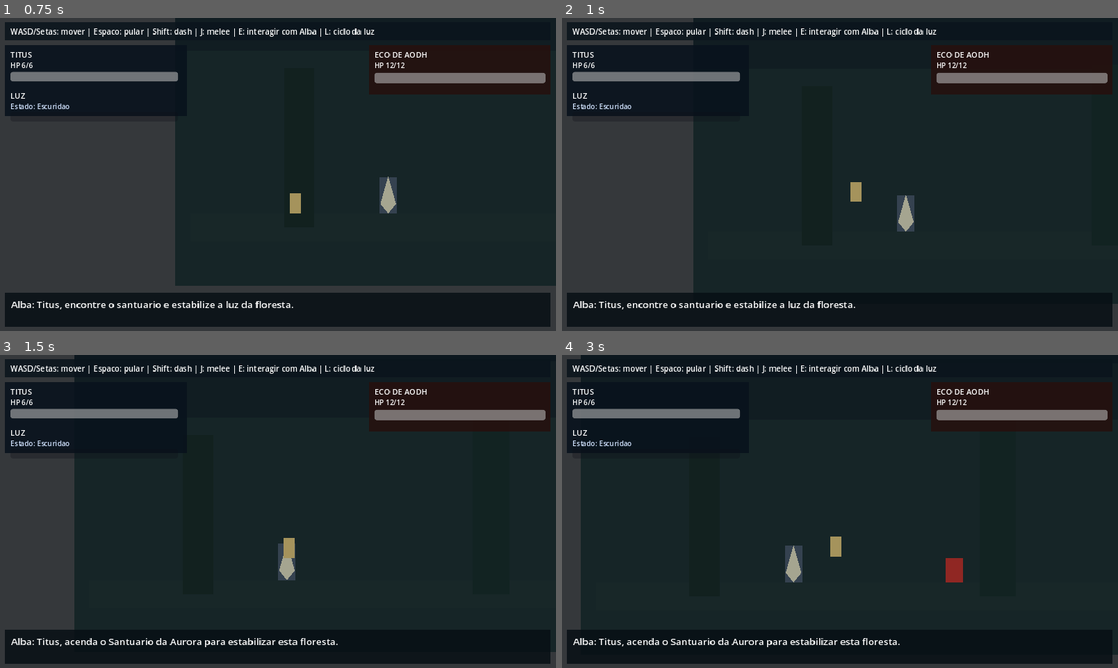
Above: before the commit, frames 1-4 (two rows, left to right).
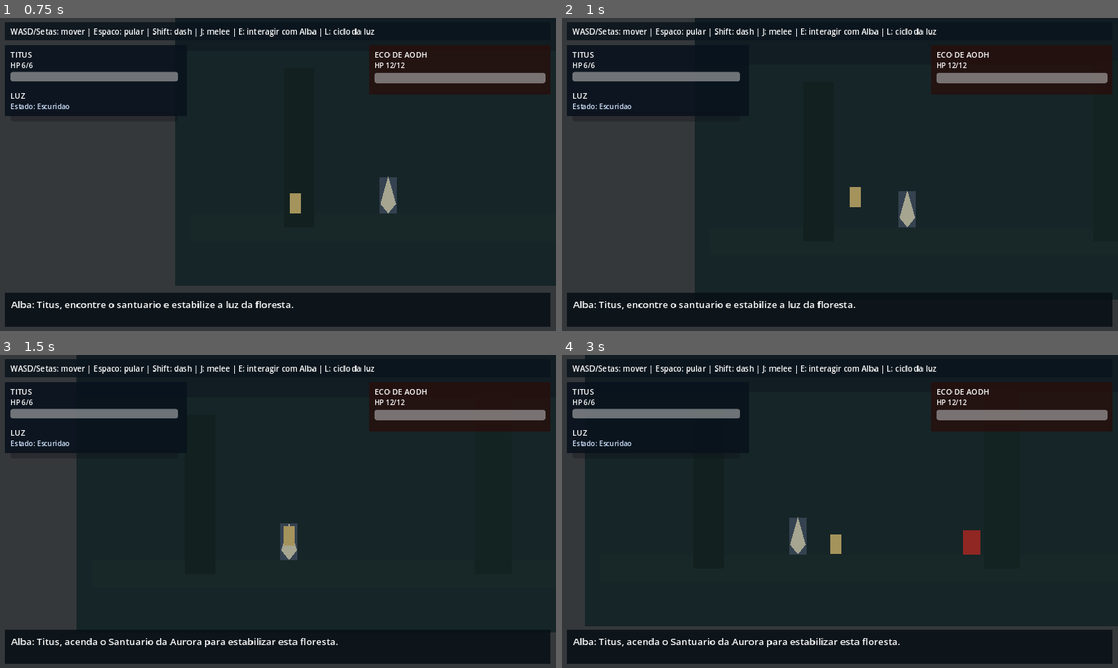
Above: after the commit, the same moments.

Repository: Pharosi/projetTitus
Game: Godot game, scene res://scenes/main/Main.tscn
Same seed, same stepped clock (60 frames per second), same inputs: the game is played once before the commit and once after it.
Inputs:
- Up to frame 1 (0.75 s): tap Enter at 0.5 s; hold D (move_right) from 0.53 s (still down); tap Shift (dash) at 0.6 s
- Up to frame 2 (1 s): keep holding D (move_right); tap Space (jump) at 0.77, 0.8 s
- Up to frame 3 (1.5 s): keep holding D (move_right); tap Space (jump) at 1.07, 1.35 s
- Up to frame 4 (3 s): tap Space (jump) at 1.52, 1.82, 2.3 s; tap Shift (dash) at 1.55 s; release D (move_right) at 2.03 s; hold A (move_left) 2.03-2.78 s; tap J (attack_melee) at 2.1 s; hold D (move_right) from 2.78 s (still down); tap K (attack_ranged) at 2.85 s

Frame 1 is identical in both runs. In frame 2, 0.4% of the frame differs, in the area x 23-100%, y 0-92%; in frame 3, 0.8%; in frame 4, 2.7%, in the area x 3-100%, y 0-96%.

Commit message:
feat: prioriza narrativa e melhora feel de controle

Diff:
--- a/scripts/core/game.gd
+++ b/scripts/core/game.gd
@@ -19,6 +19,16 @@
 var narrative_timeout_left: float = 0.0
 var light_tween: Tween
 
+enum NarrativePriority {
+	LOW = 0,
+	MEDIUM = 1,
+	HIGH = 2
+}
+
+var current_narrative_priority: int = NarrativePriority.LOW
+var last_boss_dialogue: String = ""
+var boss_dialogue_cooldown_left: float = 0.0
+
 func _ready() -> void:
 	titus.global_position = spawn_marker.global_position
 
@@ -30,11 +40,11 @@
 	if aodh_echo.has_signal("boss_health_changed"):
 		aodh_echo.boss_health_changed.connect(_on_boss_health_changed)
 	if aodh_echo.has_signal("boss_dialogue"):
-		aodh_echo.boss_dialogue.connect(_show_narrative)
+		aodh_echo.boss_dialogue.connect(_on_boss_dialogue)
 	if aodh_echo.has_signal("boss_defeated"):
 		aodh_echo.boss_defeated.connect(_on_boss_defeated)
 	if alba.has_signal("dialogue_requested"):
-		alba.dialogue_requested.connect(_show_narrative)
+		alba.dialogue_requested.connect(_on_alba_dialogue)
 	if alba.has_signal("sanctuary_activated"):
 		alba.sanctuary_activated.connect(_on_sanctuary_activated)
 
@@ -42,14 +52,17 @@
 	LightState.enter_area(&"forest_slice")
 	_sync_player_hud()
 	_sync_boss_hud()
-	_show_narrative("Alba: Titus, encontre o santuario e estabilize a luz da floresta.")
+	_show_narrative("Alba: Titus, encontre o santuario e estabilize a luz da floresta.", NarrativePriority.HIGH, 4.6)
 
 func _process(delta: float) -> void:
+	boss_dialogue_cooldown_left = max(boss_dialogue_cooldown_left - delta, 0.0)
+
 	if narrative_timeout_left == 0.0:
 		return
 	narrative_timeout_left = max(narrative_timeout_left - delta, 0.0)
 	if narrative_timeout_left == 0.0:
 		narrative_label.text = ""
+		current_narrative_priority = NarrativePriority.LOW
 
 func _unhandled_input(event: InputEvent) -> void:
 	if event.is_action_pressed("light_action"):
@@ -73,19 +86,23 @@
 	titus.global_position = spawn_marker.global_position
 	if titus.has_method("restore_health"):
 		titus.restore_health()
-	_show_narrative("Alba: Levante-se, Titus. A luz ainda precisa de voce.")
+	_show_narrative("Alba: Levante-se, Titus. A luz ainda precisa de voce.", NarrativePriority.HIGH, 4.8)
 
 func _on_boss_defeated() -> void:
 	boss_label.text = "Derrotado"
 	boss_health_bar.value = 0.0
-	_show_narrative("Alba: Voce restaurou a aurora desta regiao.")
+	_show_narrative("Alba: Voce restaurou a aurora desta regiao.", NarrativePriority.HIGH, 4.8)
 
 func _on_sanctuary_activated() -> void:
-	_show_narrative("Santuario ativado. A luz envolveu a floresta.")
+	_show_narrative("Santuario ativado. A luz envolveu a floresta.", NarrativePriority.HIGH, 4.2)
 
-func _show_narrative(text: String) -> void:
+func _show_narrative(text: String, priority: int = NarrativePriority.MEDIUM, duration: float = 4.2) -> void:
+	if narrative_timeout_left > 0.0 and priority < current_narrative_priority:
+		return
+
+	current_narrative_priority = priority
 	narrative_label.text = text
-	narrative_timeout_left = 4.2
+	narrative_timeout_left = duration
 
 func _sync_player_hud() -> void:
 	if not titus.has_method("get"):
@@ -137,3 +154,16 @@
 	light_tween.parallel().tween_property(light_label, "modulate", label_color, 0.35)
 	light_tween.parallel().tween_property(light_state_bar, "value", float(light_state), 0.28)
 	light_tween.parallel().tween_property(light_state_bar, "modulate", bar_tint, 0.35)
+
+func _on_boss_dialogue(text: String) -> void:
+	if text == last_boss_dialogue:
+		return
+	if boss_dialogue_cooldown_left > 0.0:
+		return
+
+	last_boss_dialogue = text
+	boss_dialogue_cooldown_left = 1.1
+	_show_narrative(text, NarrativePriority.LOW, 2.8)
+
+func _on_alba_dialogue(text: String) -> void:
+	_show_narrative(text, NarrativePriority.HIGH, 4.4)
--- a/scripts/enemies/aodh_echo.gd
+++ b/scripts/enemies/aodh_echo.gd
@@ -6,11 +6,12 @@
 
 @export var area_id: StringName = &"forest_slice"
 @export var max_health: int = 12
-@export var chase_speed_dark: float = 190.0
-@export var chase_speed_unstable: float = 145.0
-@export var chase_speed_lit: float = 105.0
+@export var chase_speed_dark: float = 180.0
+@export var chase_speed_unstable: float = 138.0
+@export var chase_speed_lit: float = 100.0
 @export var contact_damage: int = 1
-@export var attack_cooldown: float = 0.9
+@export var attack_cooldown: float = 1.0
+@export var contact_range: float = 40.0
 @export var damage_flash_time: float = 0.10
 
 var current_health: int
@@ -53,7 +54,7 @@
 
 	global_position.x = clamp(global_position.x, left_bound.global_position.x, right_bound.global_position.x)
 
-	if damage_cooldown_left == 0.0 and global_position.distance_to(player.global_position) < 46.0:
+	if damage_cooldown_left == 0.0 and global_position.distance_to(player.global_position) < contact_range:
 		damage_cooldown_left = attack_cooldown
 		if player.has_method("receive_damage"):
 			player.receive_damage(contact_damage, global_position.x)
--- a/scripts/player/titus_controller.gd
+++ b/scripts/player/titus_controller.gd
@@ -6,20 +6,23 @@
 @export var run_speed: float = 240.0
 @export var acceleration: float = 1400.0
 @export var deacceleration: float = 1700.0
-@export var jump_velocity: float = -430.0
+@export var jump_velocity: float = -450.0
 @export var wall_jump_push: float = 260.0
 @export var max_fall_speed: float = 900.0
 @export var wall_slide_speed: float = 110.0
 @export var wall_slide_gravity_factor: float = 0.18
 @export var dash_speed: float = 540.0
-@export var dash_duration: float = 0.16
-@export var dash_cooldown: float = 0.42
-@export var melee_active_time: float = 0.14
-@export var melee_cooldown: float = 0.30
+@export var dash_duration: float = 0.14
+@export var dash_cooldown: float = 0.36
+@export var melee_active_time: float = 0.12
+@export var melee_cooldown: float = 0.26
 @export var melee_damage: int = 1
 @export var max_health: int = 6
 @export var invulnerability_time: float = 0.5
 @export var damage_flash_time: float = 0.12
+@export var coyote_time: float = 0.10
+@export var jump_buffer_time: float = 0.10
+@export var jump_cut_factor: float = 0.55
 
 var gravity: float = ProjectSettings.get_setting("physics/2d/default_gravity") as float
 var facing: int = 1
@@ -33,6 +36,8 @@
 var melee_hit_ids: Dictionary = {}
 var damage_flash_left: float = 0.0
 var base_body_color: Color = Color(0.964706, 0.839216, 0.498039, 1.0)
+var coyote_left: float = 0.0
+var jump_buffer_left: float = 0.0
 
 @onready var attack_pivot: Node2D = $AttackPivot
 @onready var body_visual: Polygon2D = $BodyVisual
@@ -67,11 +72,23 @@
 		return
 
 	if Input.is_action_just_pressed("jump"):
-		if is_on_floor():
+		jump_buffer_left = jump_buffer_time
+
+	if is_on_floor():
+		coyote_left = coyote_time
+
+	if jump_buffer_left > 0.0:
+		if coyote_left > 0.0:
 			velocity.y = jump_velocity
+			jump_buffer_left = 0.0
+			coyote_left = 0.0
 		elif is_on_wall_only():
 			velocity.y = jump_velocity * 0.92
 			velocity.x = -get_wall_normal().x * wall_jump_push
+			jump_buffer_left = 0.0
+
+	if Input.is_action_just_released("jump") and velocity.y < 0.0:
+		velocity.y *= jump_cut_factor
 
 	var target_speed: float = axis * run_speed
 	var accel: float = acceleration if axis != 0.0 else deacceleration
@@ -131,6 +148,8 @@
 	melee_cooldown_left = max(melee_cooldown_left - delta, 0.0)
 	invulnerability_left = max(invulnerability_left - delta, 0.0)
 	damage_flash_left = max(damage_flash_left - delta, 0.0)
+	coyote_left = max(coyote_left - delta, 0.0)
+	jump_buffer_left = max(jump_buffer_left - delta, 0.0)
 
 	if melee_time_left == 0.0 and not melee_collision.disabled:
 		melee_collision.disabled = true
